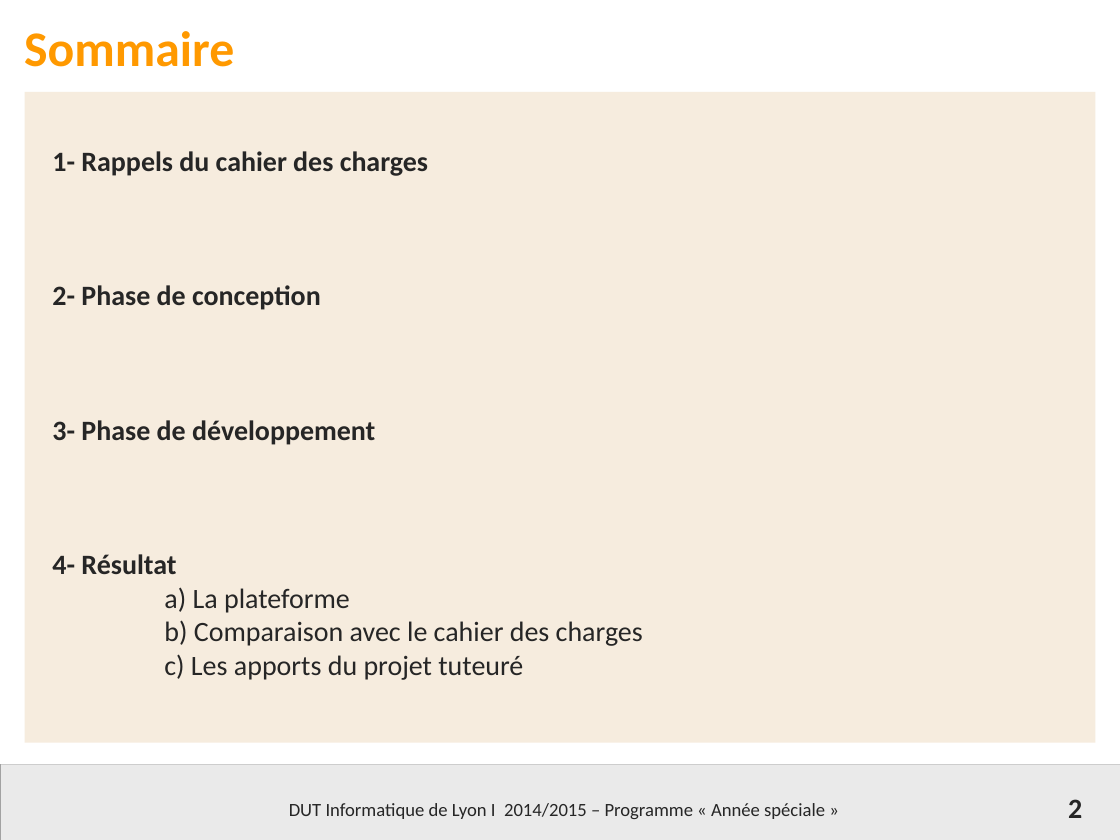
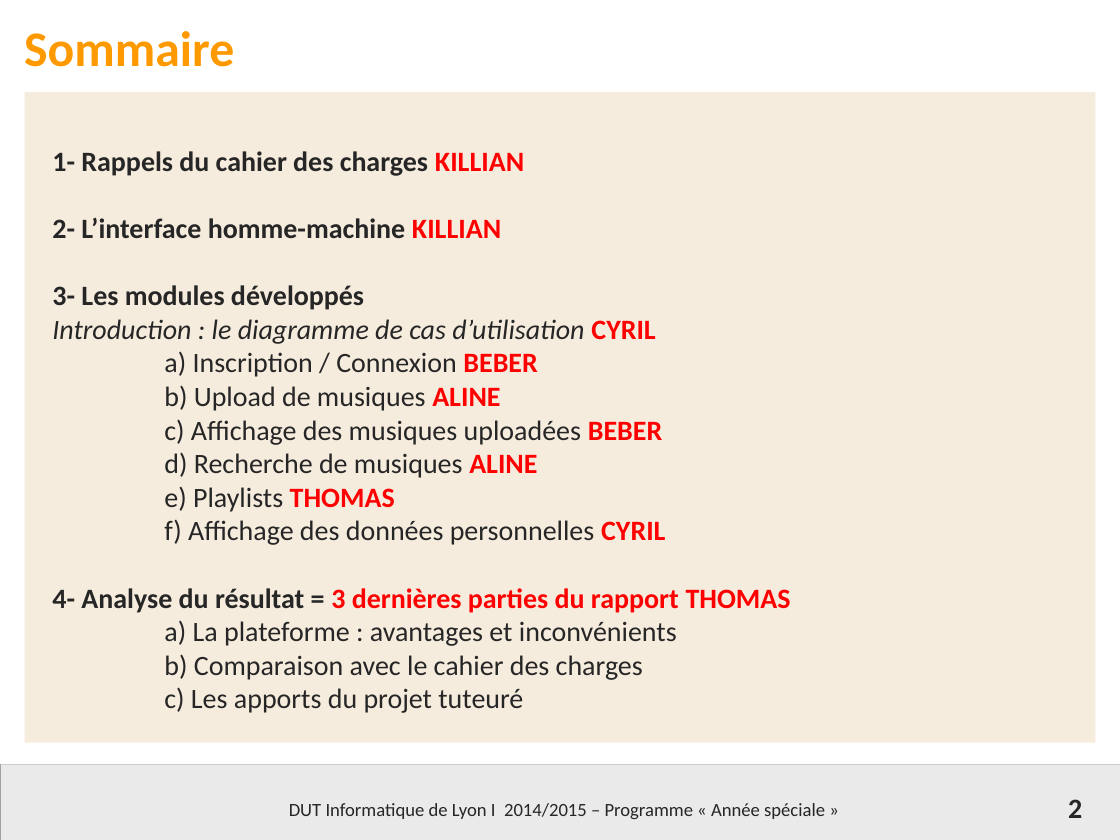
Before and after one commit to CocoSound/cocosound, a slide deck: slide 2 of Soutenance/Template_AL_080515.pptx. Drawn at 1120x840 pixels with LibreOffice and Linux fonts; fonts in the diff are those of the drawing; grey boxes stand for pictures; background and template pictures are left out. Boxes give left, top, right and bottom in pixels: in the first picture for what was removed or moved away, otherwise in the second. Text is boxed around its words. In the diff, an @@ line names an element or a change of style, - is before the commit and + after.

```diff
--- a/Soutenance/Template_AL_080515.pptx
+++ b/Soutenance/Template_AL_080515.pptx
@@ text at <box>52,151,791,646</box>: text changed; bold off @@
-1- Rappels du cahier des charges
-2- Phase de conception
-3- Phase de développement
-4- Résultat
-a) La plateforme
+1- Rappels du cahier des charges KILLIAN
+2- L’interface homme-machine KILLIAN
+3- Les modules développés
+Introduction : le diagramme de cas d’utilisation CYRIL
+a) Inscription / Connexion BEBER
+b) Upload de musiques ALINE
+c) Affichage des musiques uploadées BEBER
+d) Recherche de musiques ALINE
+e) Playlists THOMAS
+f) Affichage des données personnelles CYRIL
+4- Analyse du résultat = 3 dernières parties du rapport THOMAS
+a) La plateforme : avantages et inconvénients
```
Also in this commit, not shown: 1 other slide changed.
